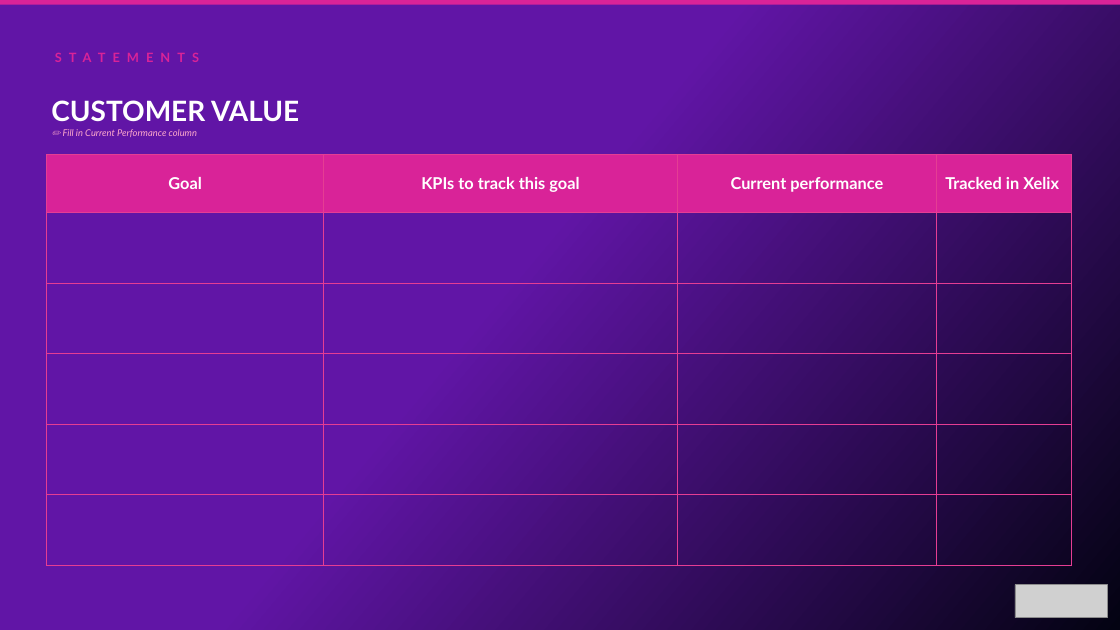
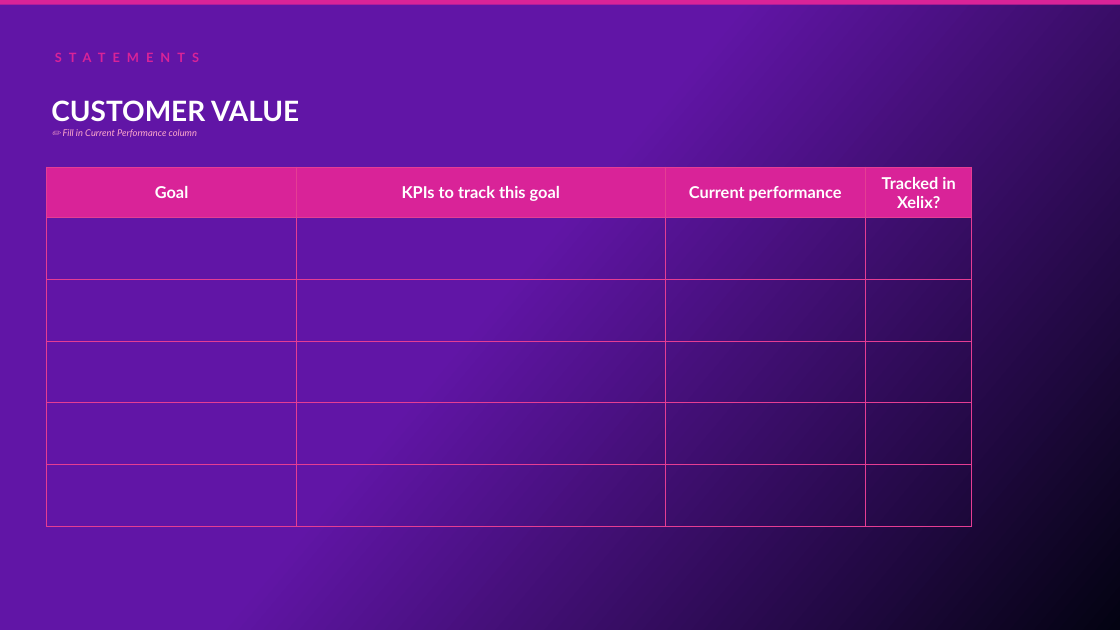
Before and after one commit to oresanniowo-beep/EBR-Gen-v2, a slide deck: slide 25 of EBR_Template.pptx (slide 21 before the commit). Drawn at 1120x630 pixels with LibreOffice and Linux fonts; fonts in the diff are those of the drawing; grey boxes stand for pictures; background and template pictures are left out. Boxes give left, top, right and bottom in pixels: in the first picture for what was removed or moved away, otherwise in the second. Text is boxed around its words. In the diff, an @@ line names an element or a change of style, - is before the commit and + after.

```diff
--- a/EBR_Template.pptx
+++ b/EBR_Template.pptx
@@ table at [47, 167, 974, 526] @@
-row 1, column 4: Tracked in Xelix
+row 1, column 4: Tracked in Xelix?
@@ table: place and size @@
-table at [47, 155, 1072, 565]
+table at [47, 167, 974, 526]
@@ picture removed at [1015, 585, 1107, 618] @@
```
Also in this commit, not shown: 11 other slides changed, 1 slide added, 1 slide removed.
